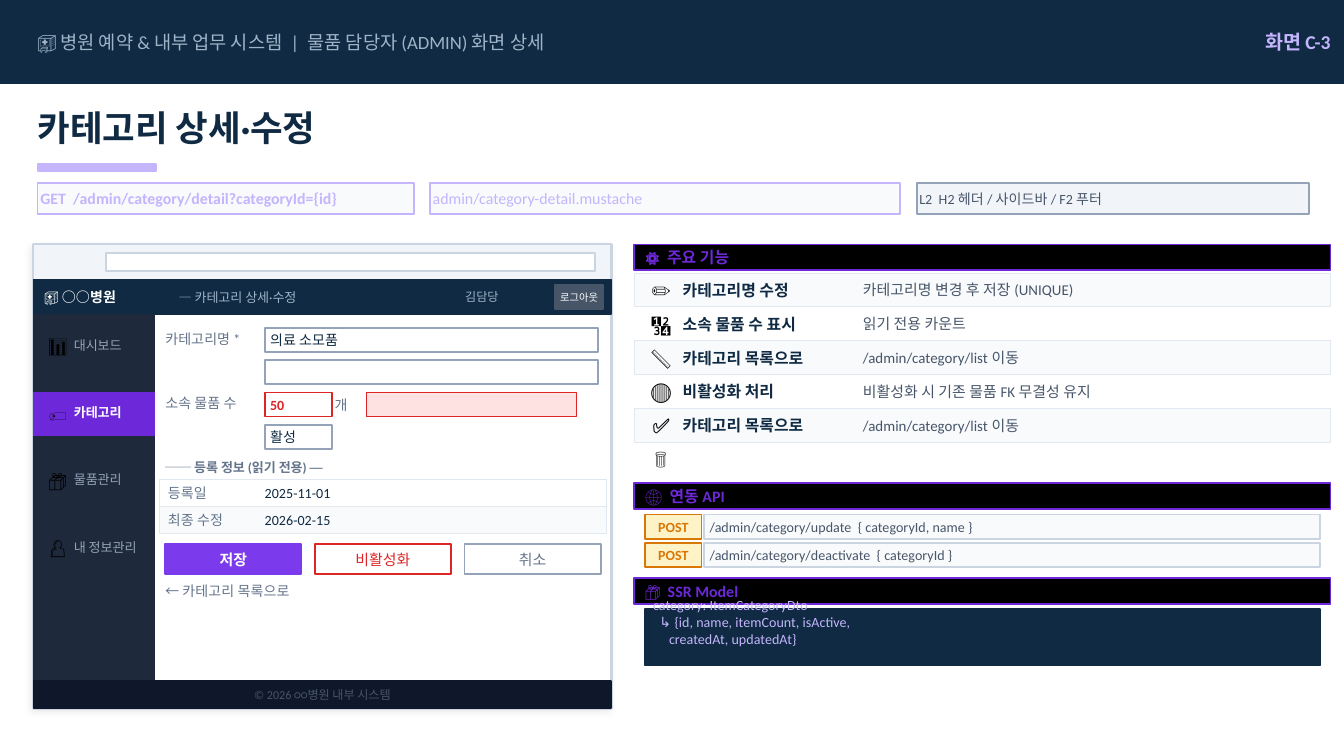
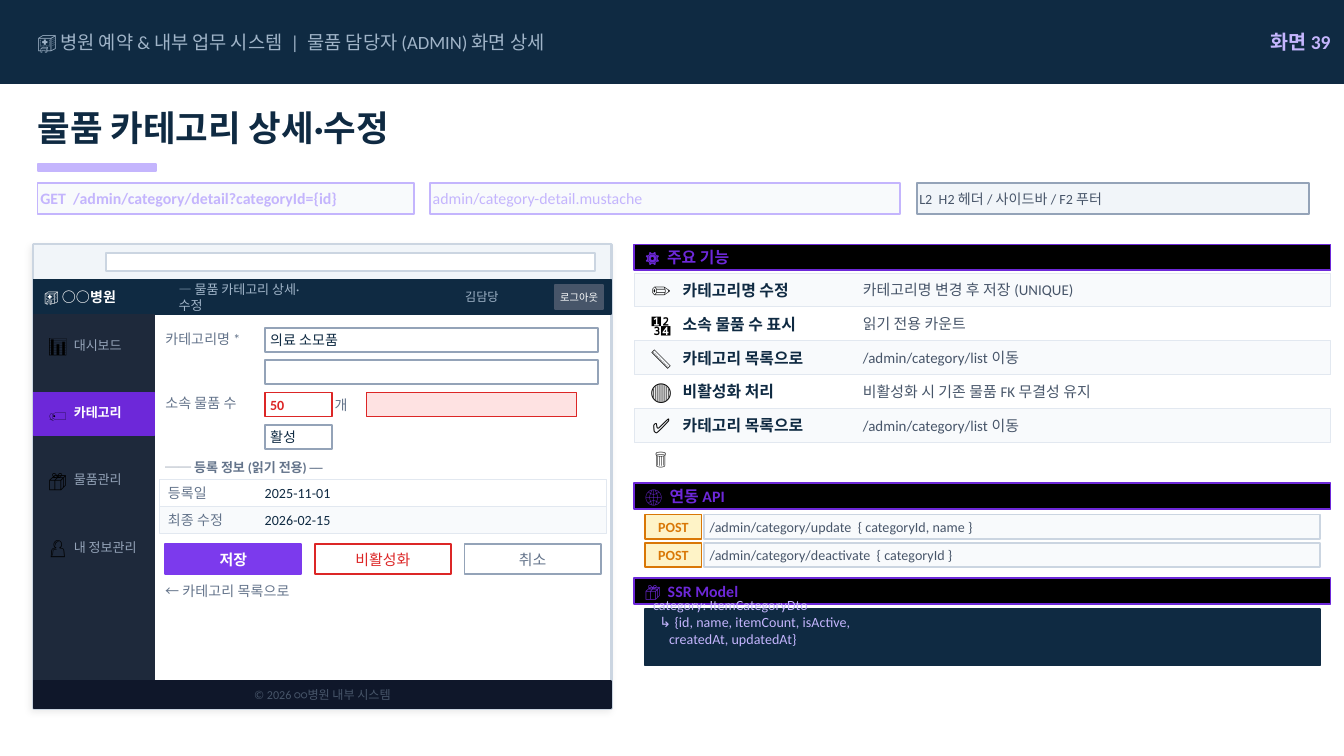
Before and after one commit to proejct-team-alpha/documents, a slide deck: slide 43 of 08_스토리보드/🏥_병원_예약_&_내부_업무_시스템_—_스토리보드.pptx. Drawn at 1344x756 pixels with LibreOffice and Linux fonts; fonts in the diff are those of the drawing. Boxes give left, top, right and bottom in pixels: in the first picture for what was removed or moved away, otherwise in the second. Text is boxed around its words. In the diff, an @@ line names an element or a change of style, - is before the commit and + after.

```diff
--- a/08_스토리보드/🏥_병원_예약_&_내부_업무_시스템_—_스토리보드.pptx
+++ b/08_스토리보드/🏥_병원_예약_&_내부_업무_시스템_—_스토리보드.pptx
@@ text at (x1=1271, y1=32, x2=1331, y2=51): text changed @@
-화면 C-3
+화면 39
@@ text at (x1=38, y1=111, x2=389, y2=145): text changed @@
-카테고리 상세·수정
+물품 카테고리 상세·수정
@@ text at (x1=179, y1=283, x2=299, y2=311): text changed @@
-— 카테고리 상세·수정
+— 물품 카테고리 상세·수정
```
Also in this commit, not shown: 5 other slides changed, 3 slides added, 19 other files.
